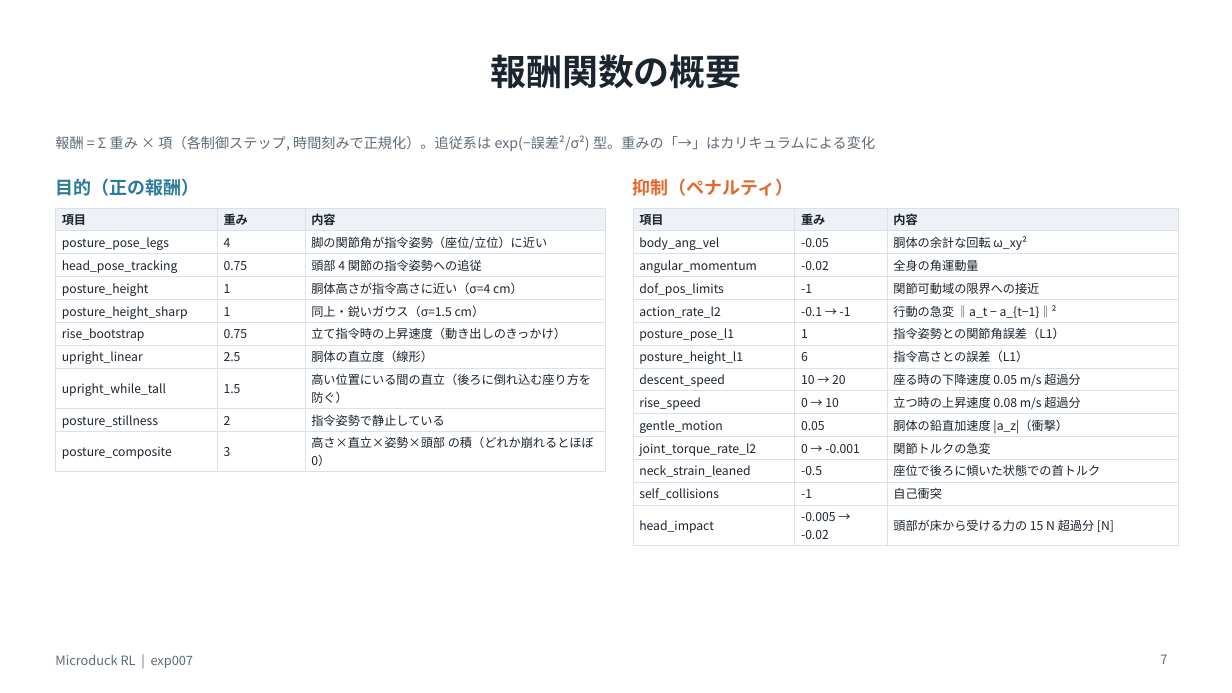
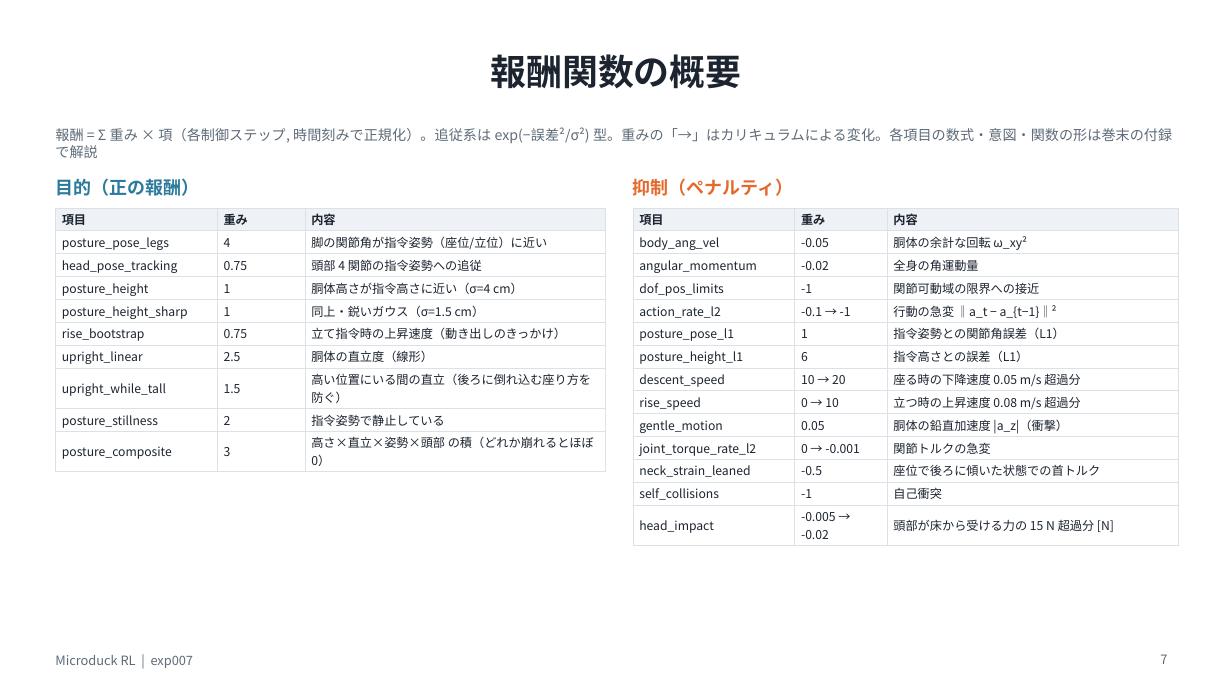
Before and after one commit to motono0223/workbook-microduck, a slide deck: slide 7 of experiments/exp007_sitstand_head_impact/slides/exp007.pptx. Drawn at 1232x693 pixels with LibreOffice and Linux fonts; fonts in the diff are those of the drawing. Boxes give left, top, right and bottom in pixels: in the first picture for what was removed or moved away, otherwise in the second. Text is boxed around its words. In the diff, an @@ line names an element or a change of style, - is before the commit and + after.

```diff
--- a/experiments/exp007_sitstand_head_impact/slides/exp007.pptx
+++ b/experiments/exp007_sitstand_head_impact/slides/exp007.pptx
@@ text at <box>55,127,1172,158</box>: text changed @@
-報酬 = Σ 重み × 項（各制御ステップ, 時間刻みで正規化）。追従系は exp(−誤差²/σ²) 型。重みの「→」はカリキュラムによる変化
+報酬 = Σ 重み × 項（各制御ステップ, 時間刻みで正規化）。追従系は exp(−誤差²/σ²) 型。重みの「→」はカリキュラムによる変化。各項目の数式・意図・関数の形は巻末の付録で解説
```
Also in this commit, not shown: 12 slides added, 11 other files.
